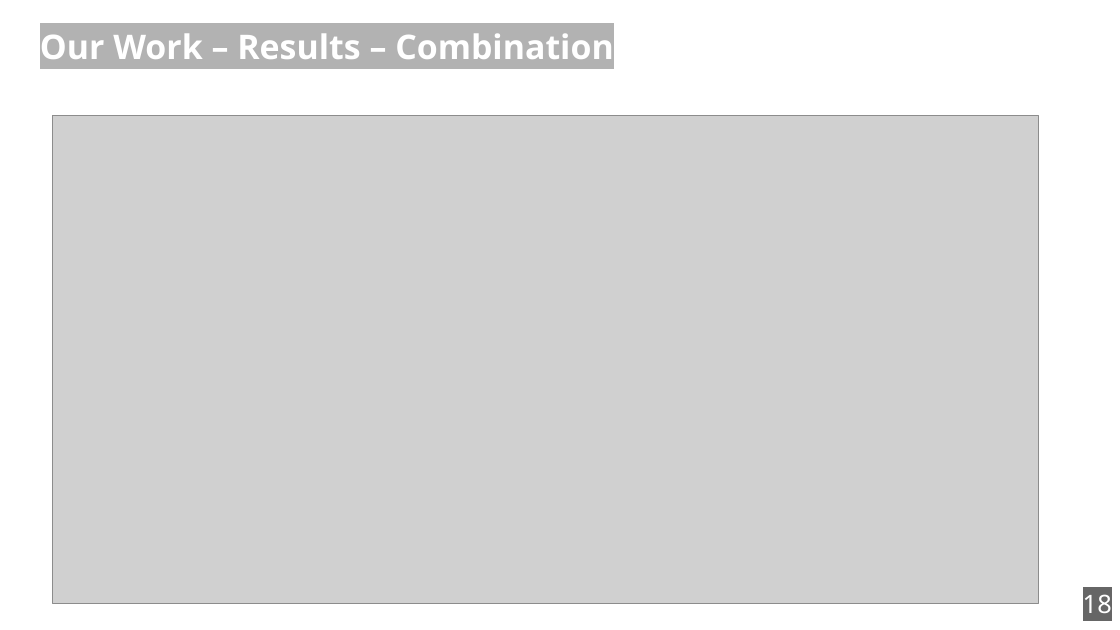
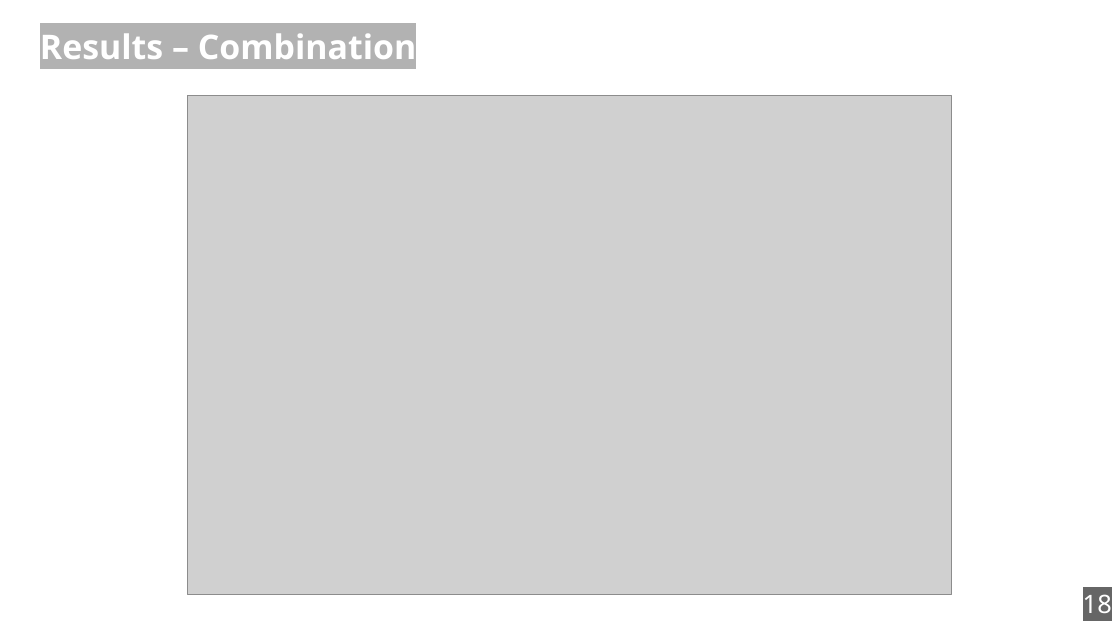
Before and after one commit to zouharvi/reference-mt-distill, a slide deck: slide 18 of meta/naacl_presentation.odp. Drawn at 1120x630 pixels with LibreOffice and Linux fonts; fonts in the diff are those of the drawing; grey boxes stand for pictures. Boxes give left, top, right and bottom in pixels: in the first picture for what was removed or moved away, otherwise in the second. Text is boxed around its words. In the diff, an @@ line names an element or a change of style, - is before the commit and + after.

```diff
--- a/meta/naacl_presentation.odp
+++ b/meta/naacl_presentation.odp
@@ title at bbox=[40, 27, 417, 68]: text changed @@
-Our Work – Results – Combination
+Results – Combination
@@ picture: place and size @@
-picture at bbox=[53, 116, 1039, 604]
+picture at bbox=[187, 96, 951, 595]
```
Also in this commit, not shown: 10 other slides changed, 1 slide added, 1 slide removed.
